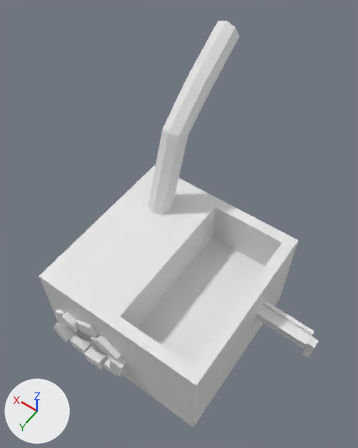
One commit to the Blender file res/blendFiles/house/foundry/foundry.blend: the scene before it, then after it.
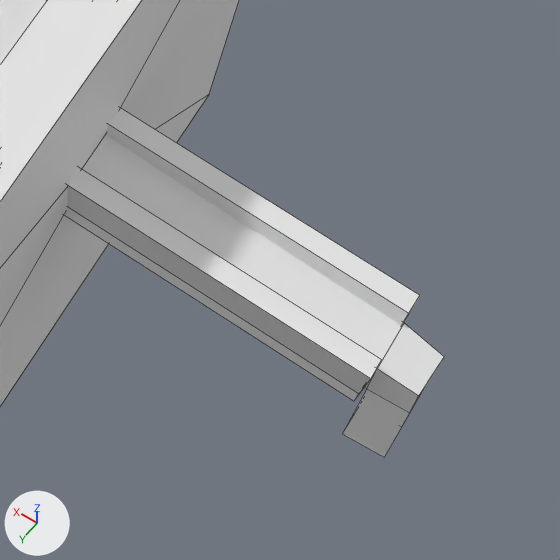
Old and new are each drawn whole from a camera (50 mm lens) standing at (-6.34, 8.43, 20.04) and looking at (0.2, -0.73, 5.65) and again close up on the part from 69% to 94% of the width and 63% to 84% of the height. Arrows for +X, +Y and +Z are at lower left; the lights stay in place. The close-ups show mesh edges as thin lines.
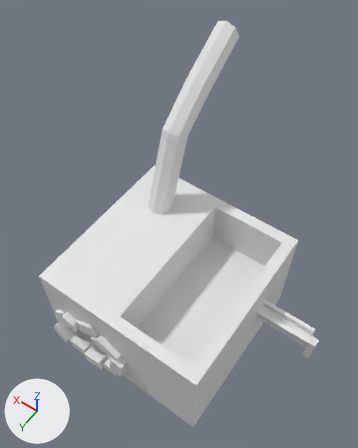
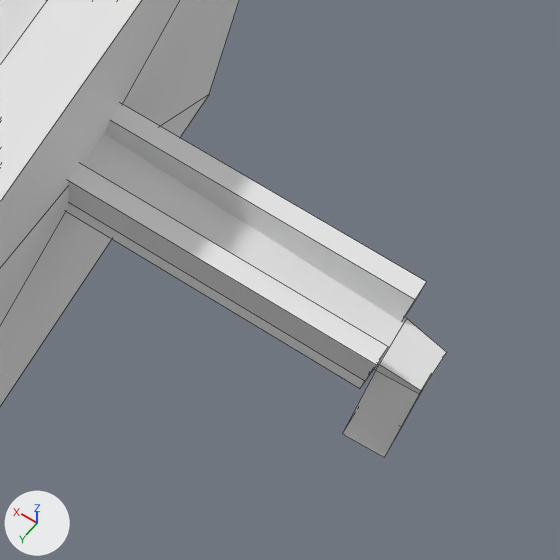
Changed parts and their boxes [x1, y1, x2, y2] in the close-ups (560 x 560 px):
'Cube.002', reshaped: before [0, 0, 420, 405]; after [0, 0, 426, 405]
'Cube', reshaped: before [82, 135, 444, 457]; after [84, 135, 447, 457]
part 2 of me_cube_002, built on: before [65, 108, 420, 401]; after [66, 103, 426, 389]

The edits, one by one:
me_cube has 16 vertices, 14 faces and spans x -5.94..-3.04, y -1.19..-0.81, z 1.54..2.87.
me_cube is used by ob_cube; location (0.0, 0.0, 0.0).
Before the commit, vertices of me_cube: 0 (-5.63, -1.13, 2.24), 1 (-5.63, -0.87, 2.24) at pixel (366, 388), 4 (-5.64, -1.19, 2.66) at pixel (404, 322), 5 (-5.64, -0.81, 2.66) at pixel (377, 368), 8 (-5.92, -1.13, 2.27) at pixel (427, 381).
Before the commit, vertices of me_cube: 9 (-5.92, -0.87, 2.27) at pixel (409, 412), 10 (-5.94, -1.16, 2.6) at pixel (444, 356), 11 (-5.93, -0.84, 2.6) at pixel (418, 395).
Part 1, on me_cube:
Vertices 4, 5, 10, 11 of me_cube move by (0.0, 0.0, 0.07).
Vertices 0, 1, 8, 9 of me_cube move by (0.0, 0.0, 0.28).
me_cube_002 has 160 vertices, 120 faces and spans x -5.64..3.5, y -6.31..3.93, z 0.0..10.59.
me_cube_002 is used by ob_cube_002; location (0.0, 0.0, 0.0).
Verts and faces of me_cube_002; kept vertices keep their numbers, new ones are numbered from 160.
Before the commit, vertices of me_cube_002: 128 (-5.6, -1.11, 2.2), 129 (-5.6, -0.87, 2.2), 130 (-3.45, -0.87, 2.33), 131 (-3.45, -1.11, 2.33), 132 (-5.61, -1.11, 2.32).
Before the commit, vertices of me_cube_002: 133 (-5.61, -0.87, 2.32), 134 (-3.46, -0.87, 2.45), 135 (-3.46, -1.11, 2.45), 136 (-5.6, -1.21, 2.2), 137 (-5.6, -0.78, 2.2) at pixel (353, 401).
Before the commit, vertices of me_cube_002: 138 (-3.45, -0.78, 2.33), 139 (-3.45, -1.21, 2.33), 140 (-5.61, -1.21, 2.32), 141 (-5.61, -0.78, 2.32) at pixel (359, 394), 142 (-3.46, -0.78, 2.45).
Before the commit, vertices of me_cube_002: 143 (-3.46, -1.21, 2.45), 144 (-5.64, -1.18, 2.81) at pixel (409, 313), 145 (-5.64, -0.8, 2.81) at pixel (381, 359), 146 (-3.49, -0.8, 2.94), 147 (-3.49, -1.18, 2.94).
Before the commit, vertices of me_cube_002: 148 (-5.64, -1.33, 2.81) at pixel (419, 295), 149 (-5.64, -0.65, 2.81) at pixel (370, 378), 150 (-3.49, -0.65, 2.94), 151 (-3.49, -1.33, 2.94).
Part 2, on me_cube_002:
Vertices 128, 129, 136, 137, 144, 145, 148, 149 move by (0.0, 0.0, 0.18).
Vertices 130, 131, 138, 139 move by (0.64, 0.0, 0.05).
Vertices 132, 133, 140, 141 move by (0.0, 0.0, 0.19).
Vertices 134, 135, 142, 143 move by (0.63, 0.0, 0.06).
Vertices 146, 147, 150, 151 move by (0.63, 0.0, 0.05).
New faces: (130, 138, 142, 150, 146, 134, 135, 147, 151, 143, 139, 131).
